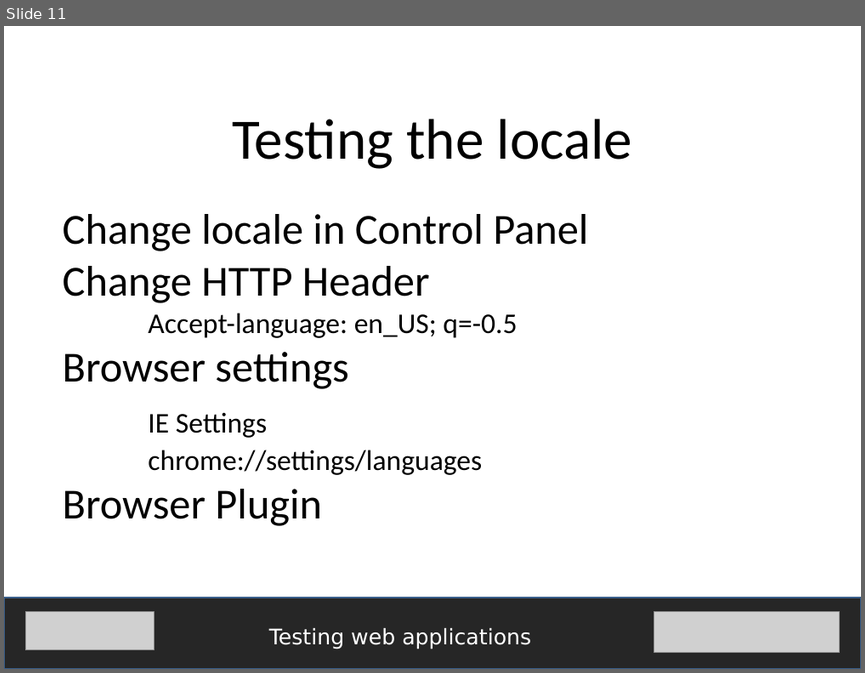
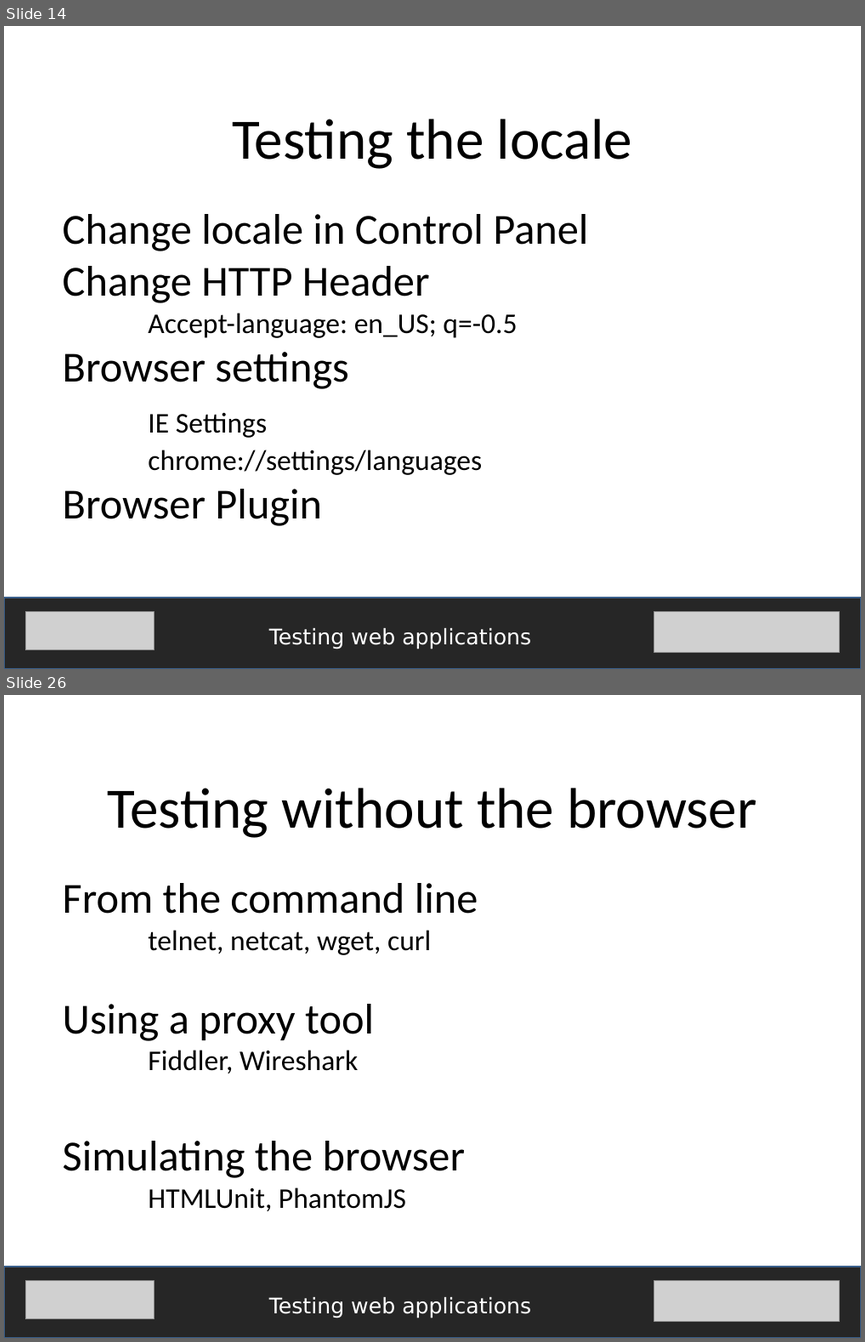
Before and after one commit to fijiaaron/testing-web-apps-and-services, a slide deck: presentations/Testing web apps.pptx. Shown one above the other, each under a label of ours: slide 11 before the commit, slides 14 and 26 after it; the slides between them are not shown. The pictures are 865x673 and 865x1342 pixels, drawn with LibreOffice and Linux fonts; fonts in the diff are those of the drawing; grey boxes stand for pictures. Boxes give left, top, right and bottom in pixels: in the first picture for what was removed or moved away, otherwise in the second. Text is boxed around its words. In the diff, an @@ line names an element or a change of style, - is before the commit and + after.

Commit message:
testing web apps done

```diff
--- a/presentations/Testing web apps.pptx
+++ b/presentations/Testing web apps.pptx
@@ slide 26 added at [4,695,861,1338], background #FFFFFF @@
@@ text added at [108,788,756,838], 48 pt, text #000000 @@
+Testing without the browser
@@ text added at [63,883,478,1211], 24 pt, text #000000 @@
+From the command line
+telnet, netcat, wget, curl
+Using a proxy tool
+Fiddler, Wireshark
+Simulating the browser
+HTMLUnit, PhantomJS
@@ rectangle added at [4,1266,861,1338], fill #262626, outline #3A5F8C 2 pt @@
@@ picture added at [25,1280,154,1319] @@
@@ picture added at [653,1280,840,1321] @@
@@ text added at [269,1297,531,1318], 18 pt, text #FFFFFF @@
+Testing web applications
@@ what was slide 11 is now slide 14 @@
```
Also in this commit, not shown: 3 slides changed, 15 other slides added, 1 other file.
